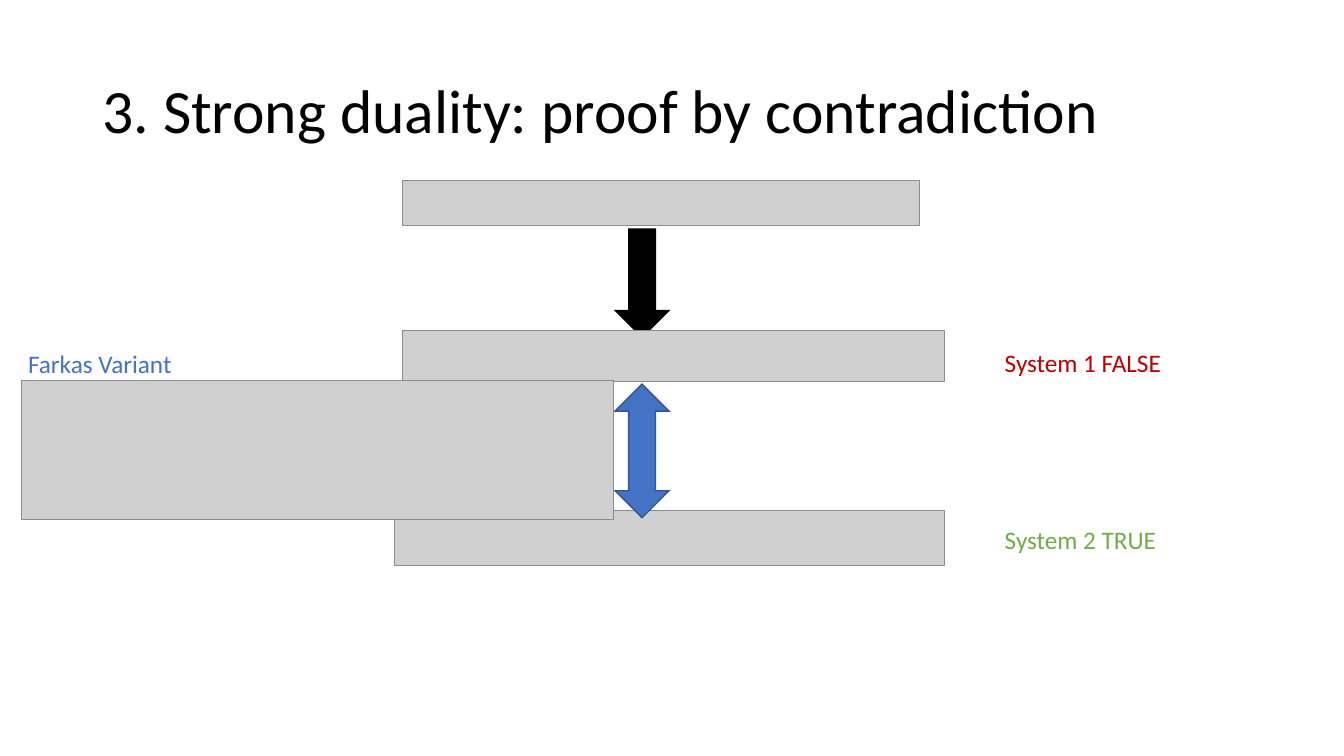
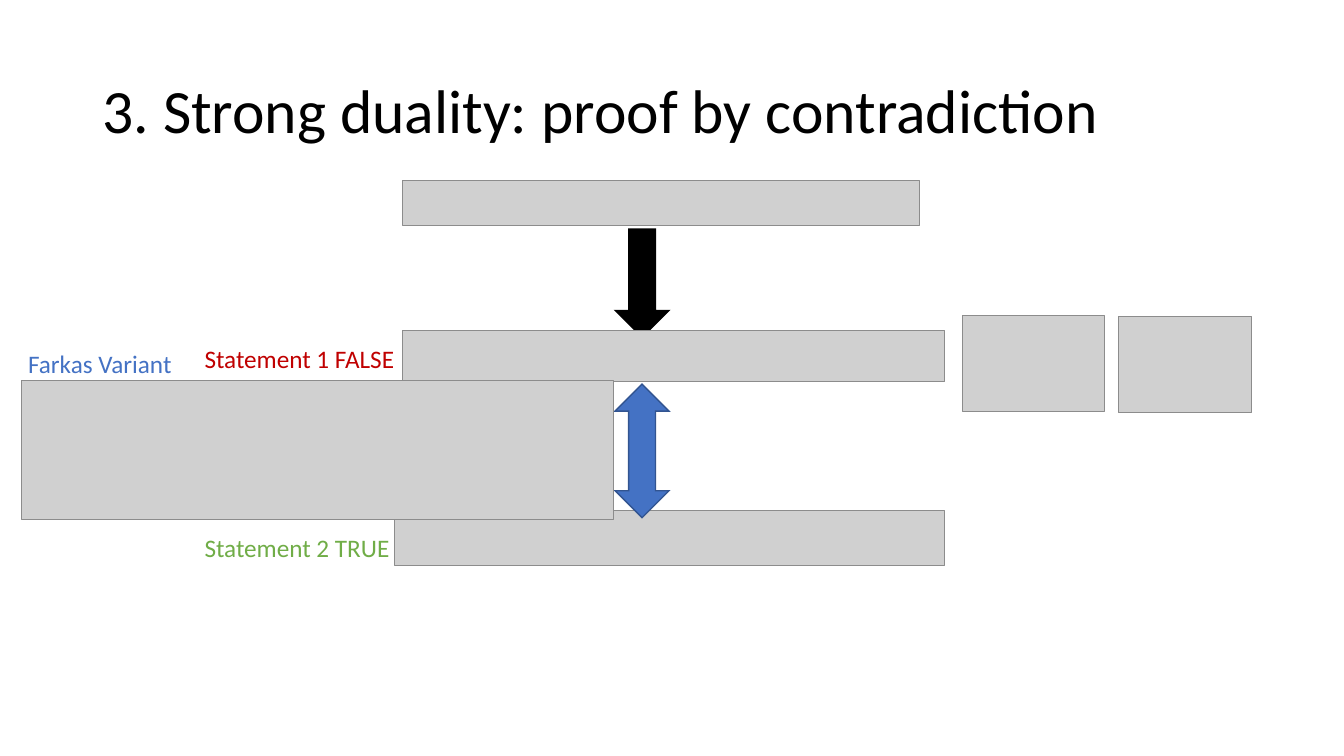
Before and after one commit to khanhnguyendata/duality, a slide deck: slide 21 of ppt/Duality.pptx. Drawn at 1344x756 pixels with LibreOffice and Linux fonts; fonts in the diff are those of the drawing; grey boxes stand for pictures. Boxes give left, top, right and bottom in pixels: in the first picture for what was removed or moved away, otherwise in the second. Text is boxed around its words. In the diff, an @@ line names an element or a change of style, - is before the commit and + after.

Commit message:
Update powerpoint

```diff
--- a/ppt/Duality.pptx
+++ b/ppt/Duality.pptx
@@ picture added at [963,316,1105,411] @@
@@ picture added at [1118,317,1251,413] @@
@@ text at [205,351,394,369]: text changed @@
-System 1 FALSE
+Statement 1 FALSE
@@ text at [205,540,389,557]: text changed @@
-System 2 TRUE
+Statement 2 TRUE
```
Also in this commit, not shown: 7 other slides changed.
